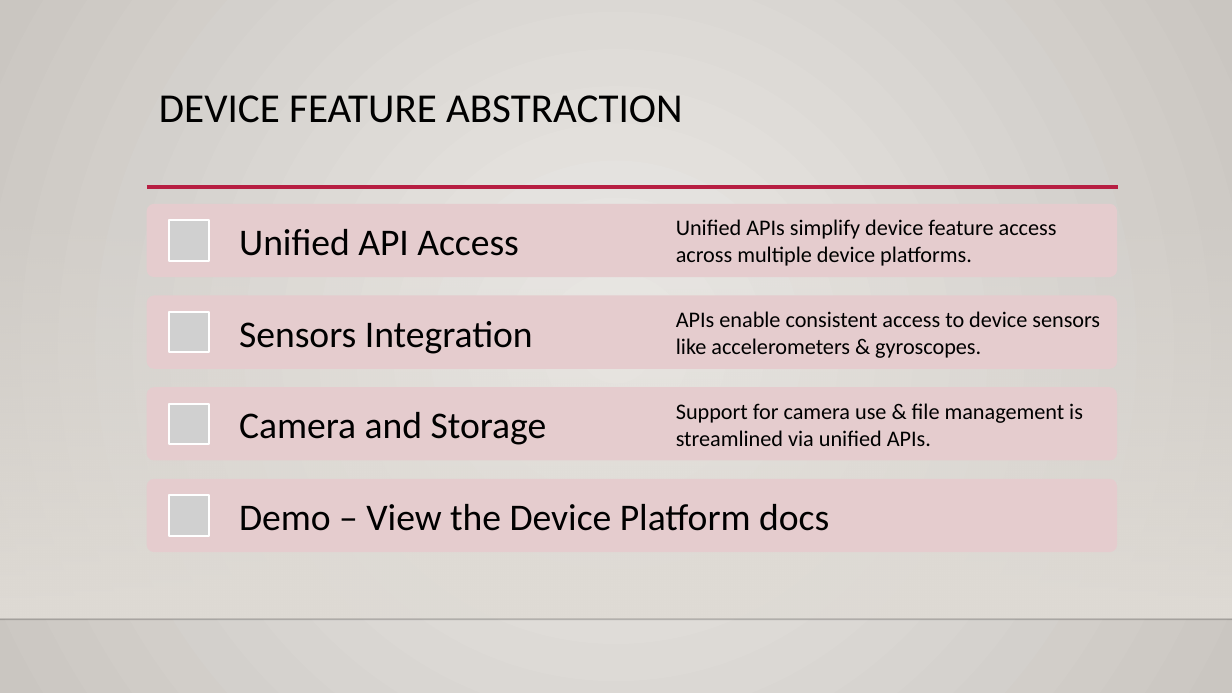
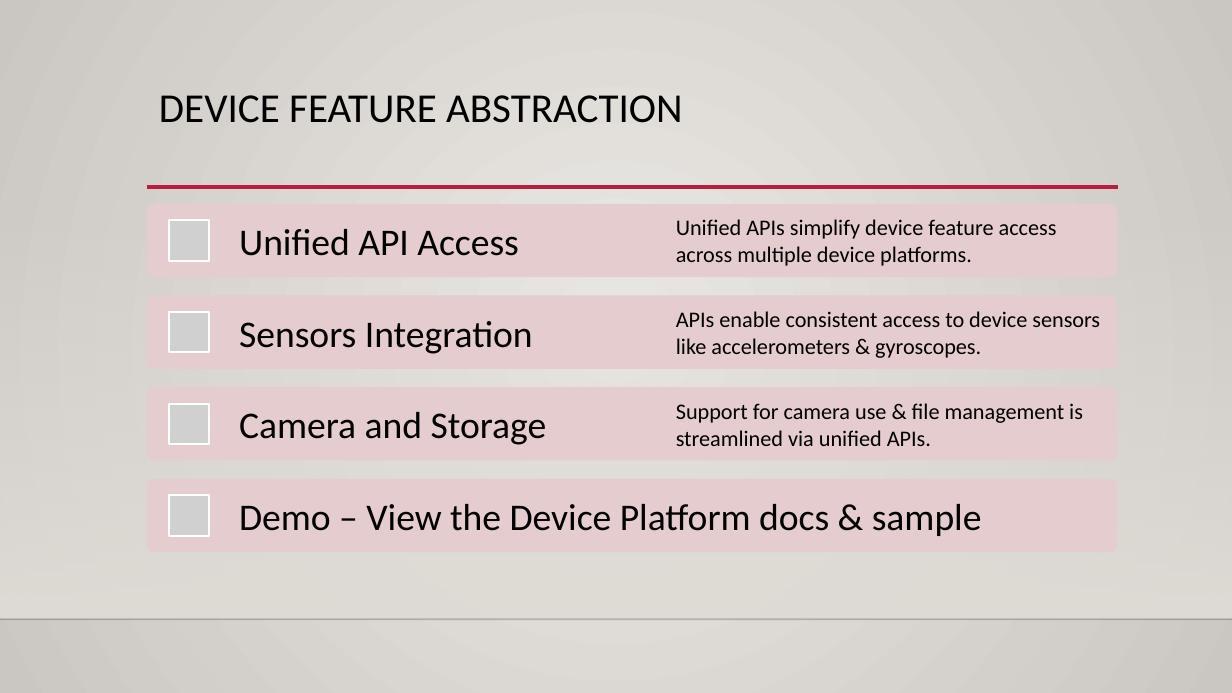
Before and after one commit to alvinashcraft/speaking, a slide deck: slide 21 of 2026/0115_CodeMash/Maui Toolkit/Create Multi-Platform Apps with .NET.pptx. Drawn at 1232x693 pixels with LibreOffice and Linux fonts; fonts in the diff are those of the drawing; grey boxes stand for pictures; background and template pictures are left out. Boxes give left, top, right and bottom in pixels: in the first picture for what was removed or moved away, otherwise in the second. Text is boxed around its words. In the diff, an @@ line names an element or a change of style, - is before the commit and + after.

```diff
--- a/2026/0115_CodeMash/Maui Toolkit/Create Multi-Platform Apps with .NET.pptx
+++ b/2026/0115_CodeMash/Maui Toolkit/Create Multi-Platform Apps with .NET.pptx
@@ text at [239, 504, 982, 536]: text changed @@
-Demo – View the Device Platform docs
+Demo – View the Device Platform docs & sample
```
Also in this commit, not shown: 1 other slide changed.
